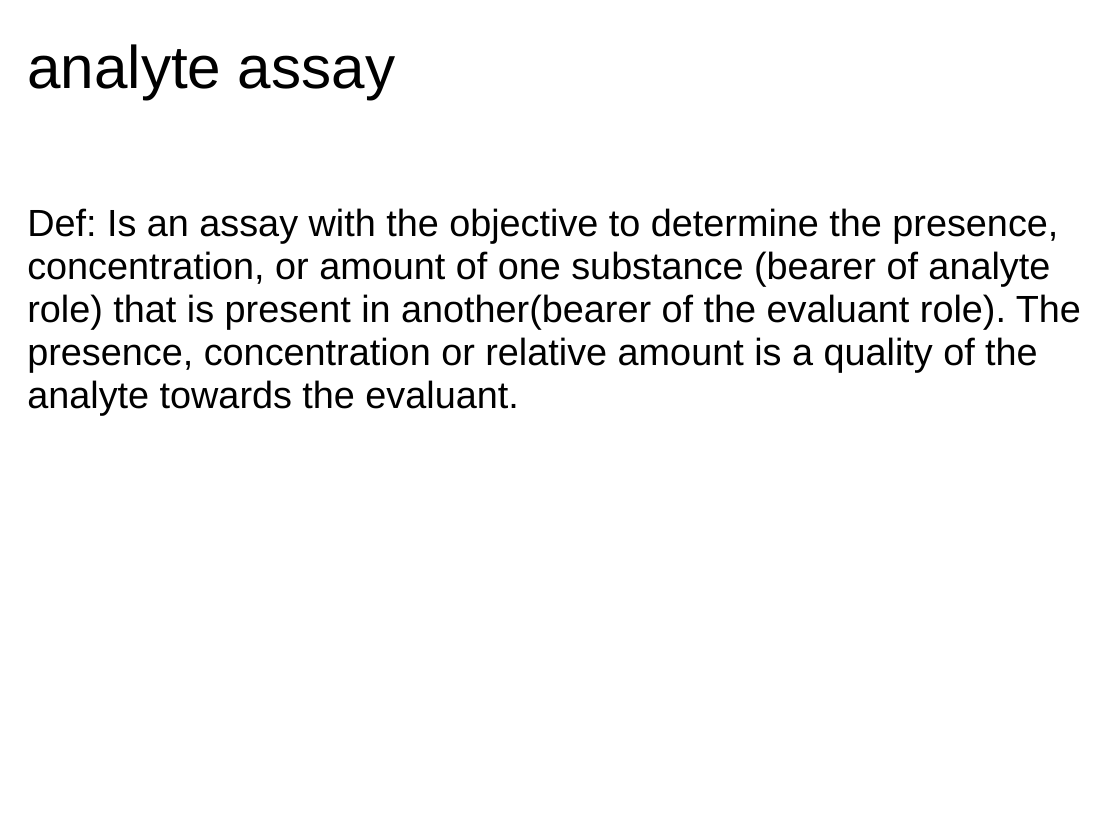
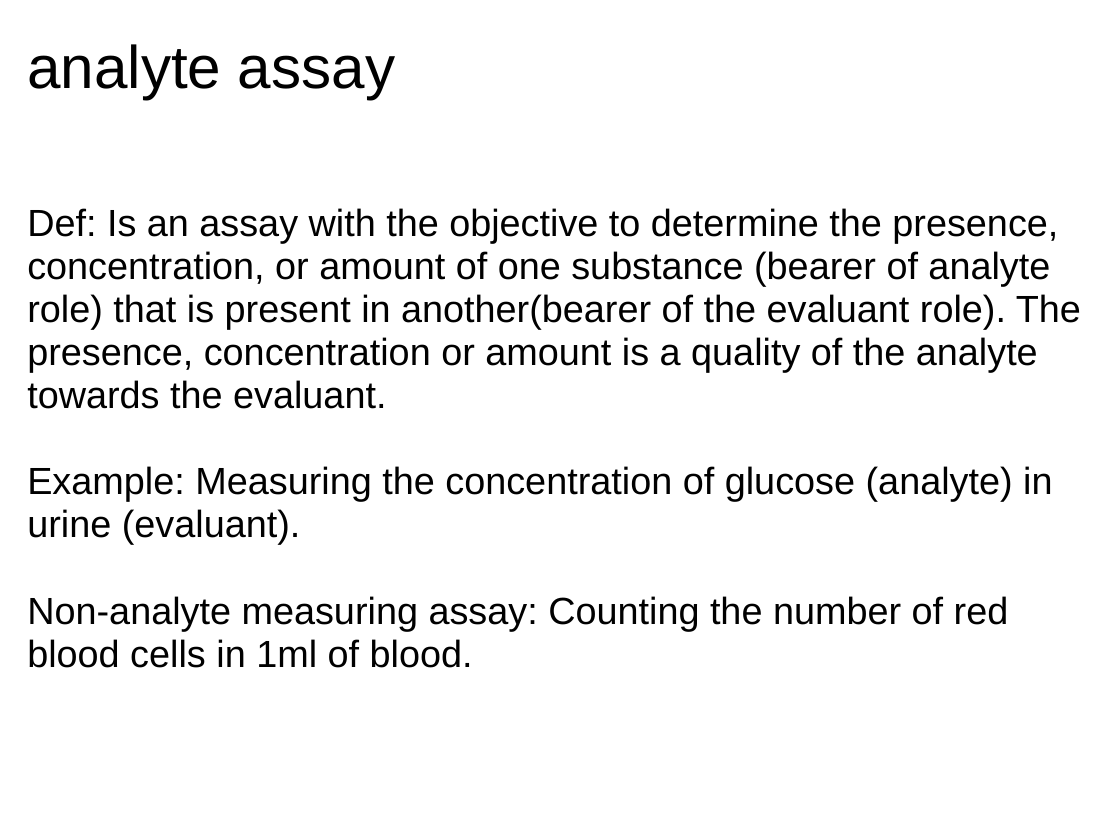
Before and after one commit to jamesaoverton/obi-backup, a slide deck: slide 9 of docs/developer/PlanAndPlannedProcessDocs/Plans_and_Planned_Processes.ppt. Drawn at 1120x840 pixels with LibreOffice and Linux fonts; fonts in the diff are those of the drawing. Boxes give left, top, right and bottom in pixels: in the first picture for what was removed or moved away, otherwise in the second. Text is boxed around its words. In the diff, an @@ line names an element or a change of style, - is before the commit and + after.

```diff
--- a/docs/developer/PlanAndPlannedProcessDocs/Plans_and_Planned_Processes.ppt
+++ b/docs/developer/PlanAndPlannedProcessDocs/Plans_and_Planned_Processes.ppt
@@ text at bbox=[27, 208, 1081, 668]: text changed @@
-Def: Is an assay with the objective to determine the presence, concentration, or amount of one substance (bearer of analyte role) that is present in another(bearer of the evaluant role). The presence, concentration or relative amount is a quality of the analyte towards the evaluant.
+Def: Is an assay with the objective to determine the presence, concentration, or amount of one substance (bearer of analyte role) that is present in another(bearer of the evaluant role). The presence, concentration or amount is a quality of the analyte towards the evaluant.
+Example: Measuring the concentration of glucose (analyte) in urine (evaluant).
+Non-analyte measuring assay: Counting the number of red blood cells in 1ml of blood.
```
Also in this commit, not shown: 10 other slides changed.
